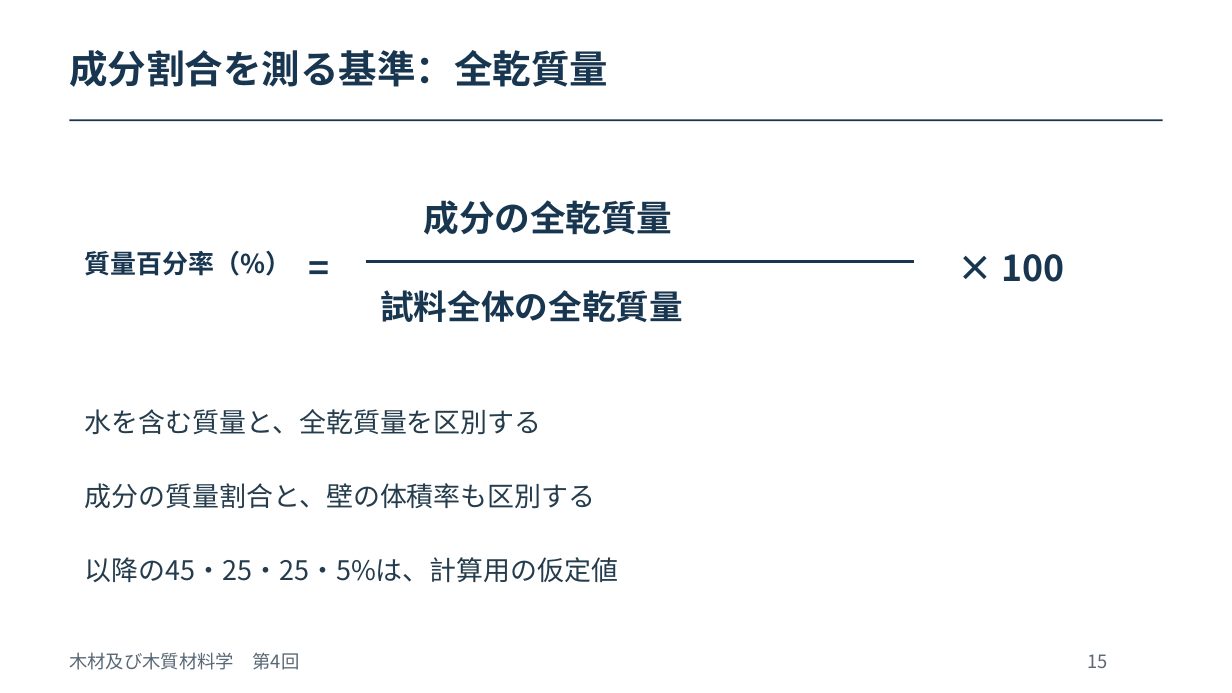
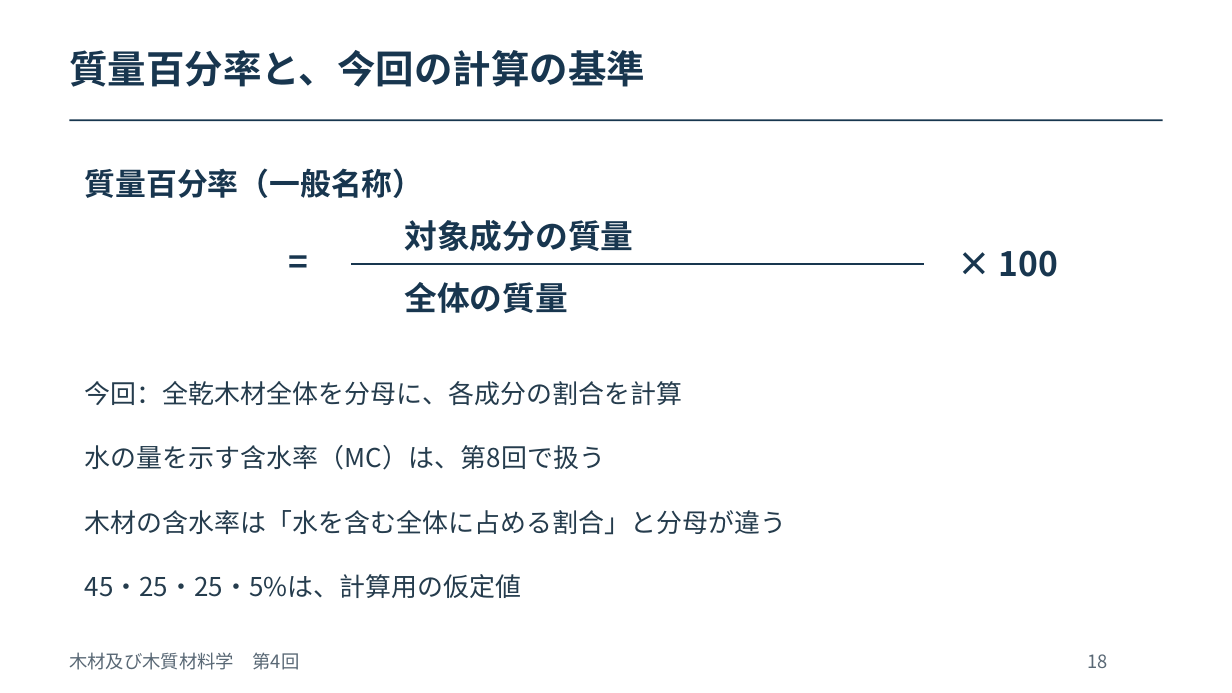
Before and after one commit to zooc-14calbp/wood-science-course, a slide deck: slide 20 of 第04回/04_オンデマンド_授業スライド.pptx (slide 17 before the commit). Drawn at 1232x693 pixels with LibreOffice and Linux fonts; fonts in the diff are those of the drawing. Boxes give left, top, right and bottom in pixels: in the first picture for what was removed or moved away, otherwise in the second. Text is boxed around its words. In the diff, an @@ line names an element or a change of style, - is before the commit and + after.

```diff
--- a/第04回/04_オンデマンド_授業スライド.pptx
+++ b/第04回/04_オンデマンド_授業スライド.pptx
@@ text at (69,50,645,87): text changed @@
-成分割合を測る基準：全乾質量
+質量百分率と、今回の計算の基準
@@ text at (85,168,424,198): text changed; size 27.8 to 24 pt @@
-成分の全乾質量
+質量百分率（一般名称）
@@ text "=" at (288,238,327,283): size 27.8 to 26.2 pt @@
@@ text "=": place and size @@
-text "=" at (308,235,351,299)
+text "=" at (288,238,327,283)
@@ text at (404,220,634,251): text changed; size 26.2 to 25.5 pt @@
-試料全体の全乾質量
+対象成分の質量
@@ freeform shape: place and size @@
-freeform shape at (366,262,915,262)
+freeform shape at (351,263,924,264)
@@ freeform shape at (351,263,924,264): outline #18364F 2.25 pt to #18364F 1.5 pt @@
@@ text "× 100" at (999,250,1059,277): size 27.8 to 26.2 pt @@
@@ text at (404,282,568,313): text changed; size 20.2 to 25.5 pt @@
-質量百分率（%）
+全体の質量
@@ text at (85,381,682,406): text changed; size 21 to 20.2 pt @@
-水を含む質量と、全乾質量を区別する
+今回：全乾木材全体を分母に、各成分の割合を計算
@@ text at (85,445,605,470): text changed; size 21 to 20.2 pt @@
-成分の質量割合と、壁の体積率も区別する
+水の量を示す含水率（MC）は、第8回で扱う
@@ text added at (85,510,787,535), 20.2 pt, text #253C4D @@
+木材の含水率は「水を含む全体に占める割合」と分母が違う
@@ text at (85,574,522,598): text changed; size 21 to 20.2 pt @@
-以降の45・25・25・5%は、計算用の仮定値
+45・25・25・5%は、計算用の仮定値
@@ text at (1088,654,1108,668): text changed @@
-15
+18
```
Also in this commit, not shown: 24 other slides changed, 4 slides added, 1 slide removed, 12 other files.
